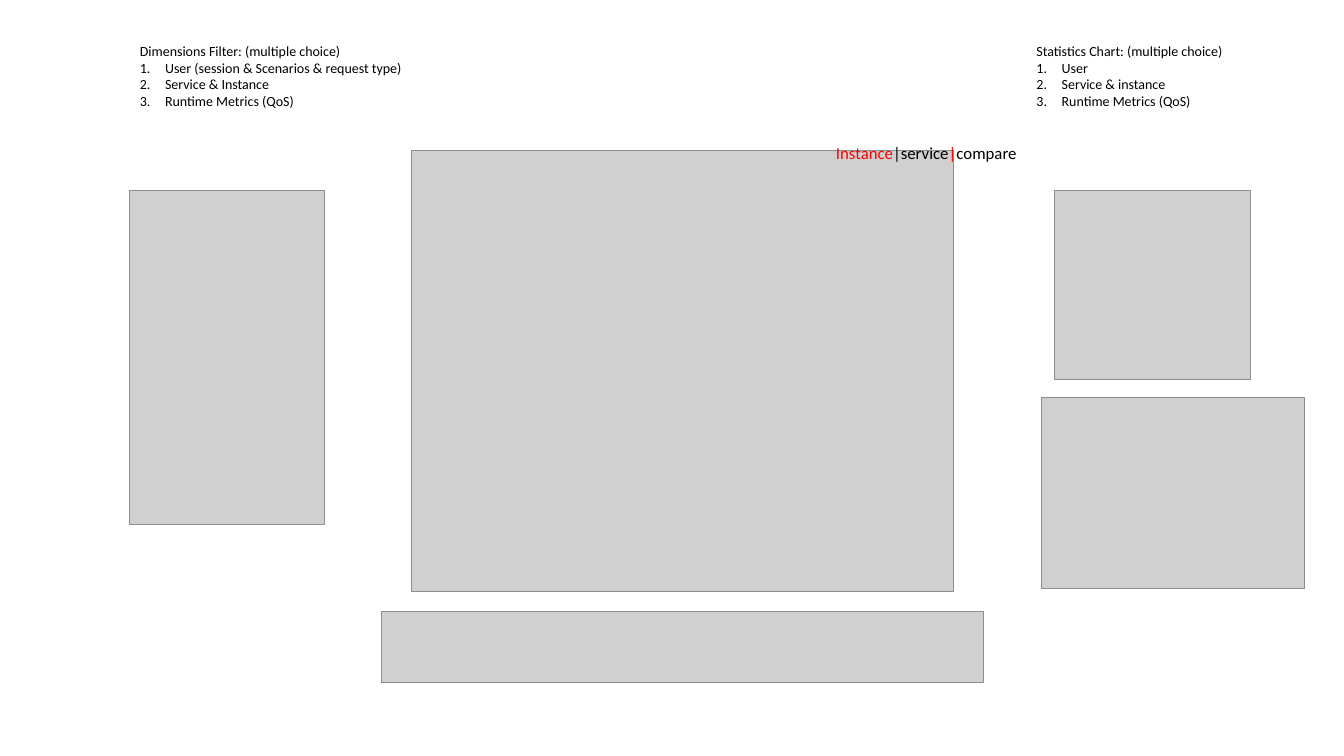
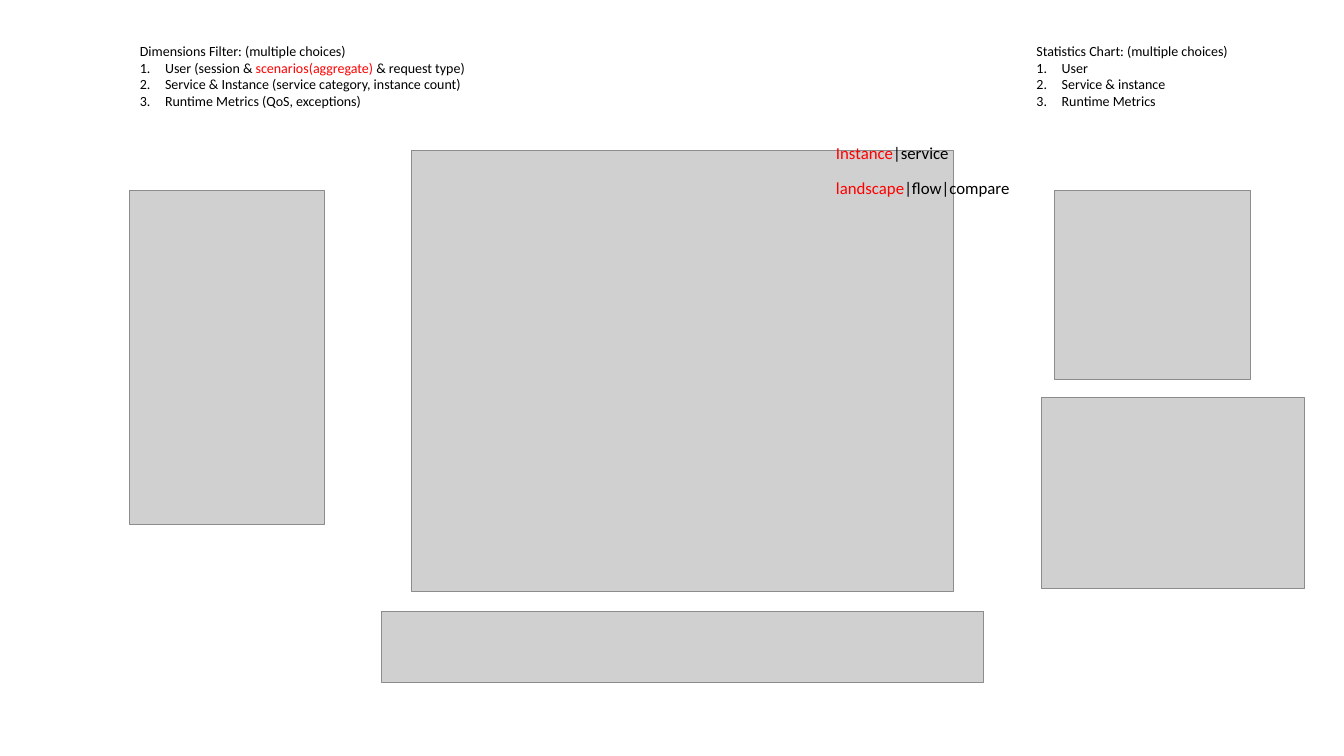
Before and after one commit to microcosmx/design, a slide deck: slide 1 of microservice_visual/design.pptx. Drawn at 1344x756 pixels with LibreOffice and Linux fonts; fonts in the diff are those of the drawing; grey boxes stand for pictures. Boxes give left, top, right and bottom in pixels: in the first picture for what was removed or moved away, otherwise in the second. Text is boxed around its words. In the diff, an @@ line names an element or a change of style, - is before the commit and + after.

```diff
--- a/microservice_visual/design.pptx
+++ b/microservice_visual/design.pptx
@@ text at [140,46,465,109]: text changed @@
-Dimensions Filter: (multiple choice)
-1. User (session & Scenarios & request type)
-2. Service & Instance
-3. Runtime Metrics (QoS)
+Dimensions Filter: (multiple choices)
+1. User (session & scenarios(aggregate) & request type)
+2. Service & Instance (service category, instance count)
+3. Runtime Metrics (QoS, exceptions)
@@ text at [1036,46,1227,59]: text changed @@
-Statistics Chart: (multiple choice)
+Statistics Chart: (multiple choices)
@@ text at [1062,96,1156,106]: text changed @@
-3. Runtime Metrics (QoS)
+3. Runtime Metrics
@@ text at [836,145,949,162]: text changed; text colour #000000 to #FF0000 @@
-Instance|service|compare
+Instance|service
@@ text added at [836,180,1009,198], 12 pt, text #000000 @@
+landscape|flow|compare
```
Also in this commit, not shown: 2 other slides changed.
